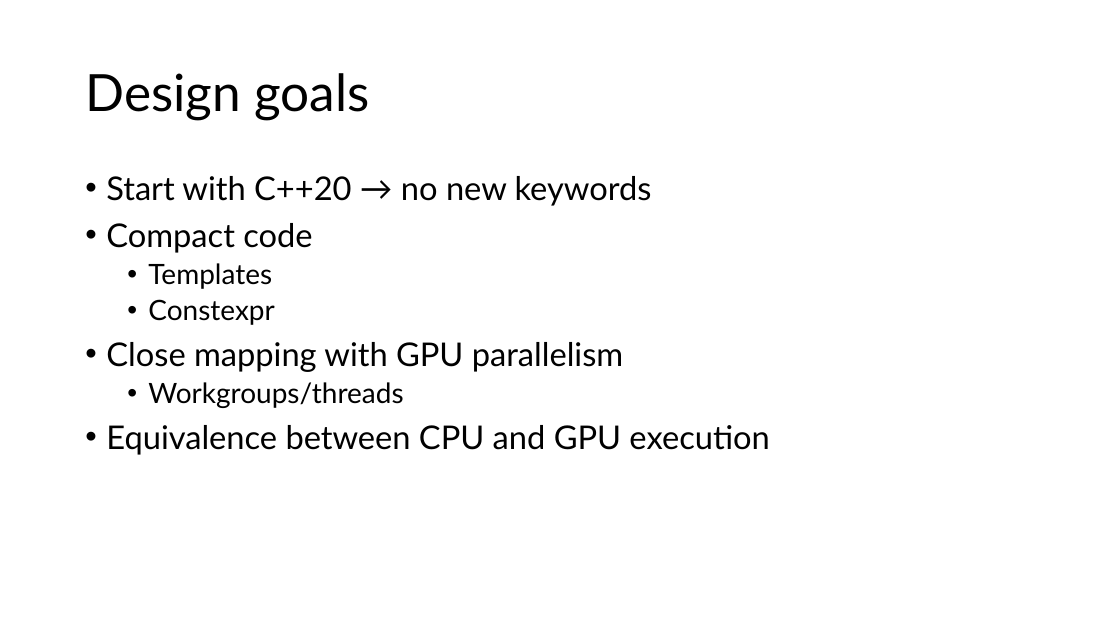
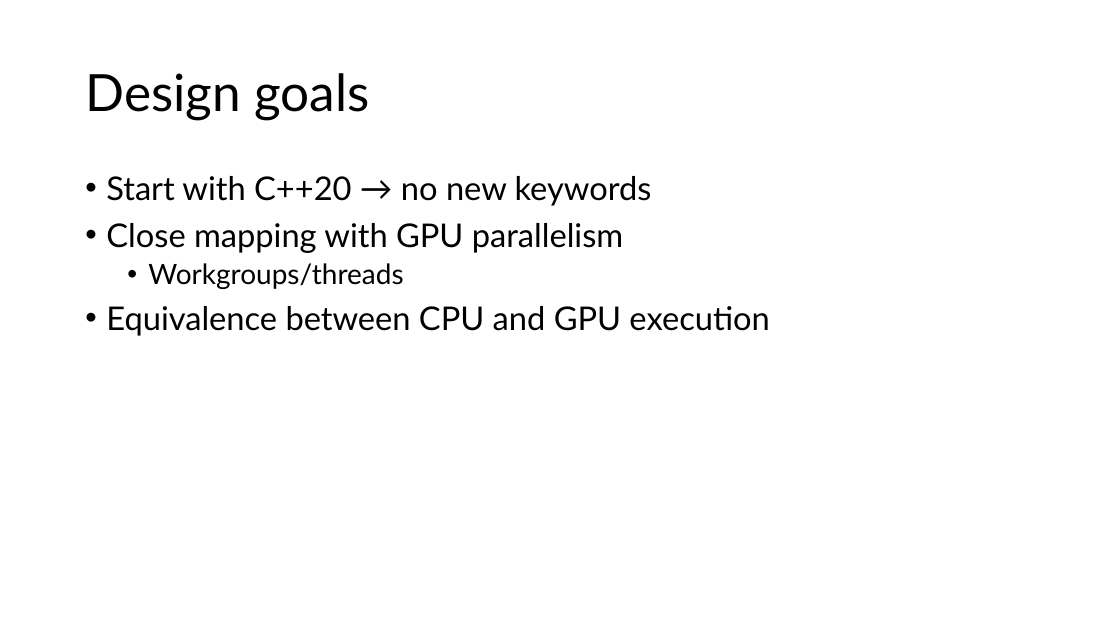
Before and after one commit to samynk/TinyCompute, a slide deck: slide 5 of Docs/presentations/cppcon2025.pptx (slide 6 before the commit). Drawn at 1120x630 pixels with LibreOffice and Linux fonts; fonts in the diff are those of the drawing. Boxes give left, top, right and bottom in pixels: in the first picture for what was removed or moved away, otherwise in the second. Text is boxed around its words. In the diff, an @@ line names an element or a change of style, - is before the commit and + after.

```diff
--- a/Docs/presentations/cppcon2025.pptx
+++ b/Docs/presentations/cppcon2025.pptx
@@ text at box(106, 223, 312, 325): paragraphs removed @@
-• Compact code
-  • Templates
-  • Constexpr
```
Also in this commit, not shown: 6 other slides changed, 45 slides added, 1 slide removed, 18 other files.
